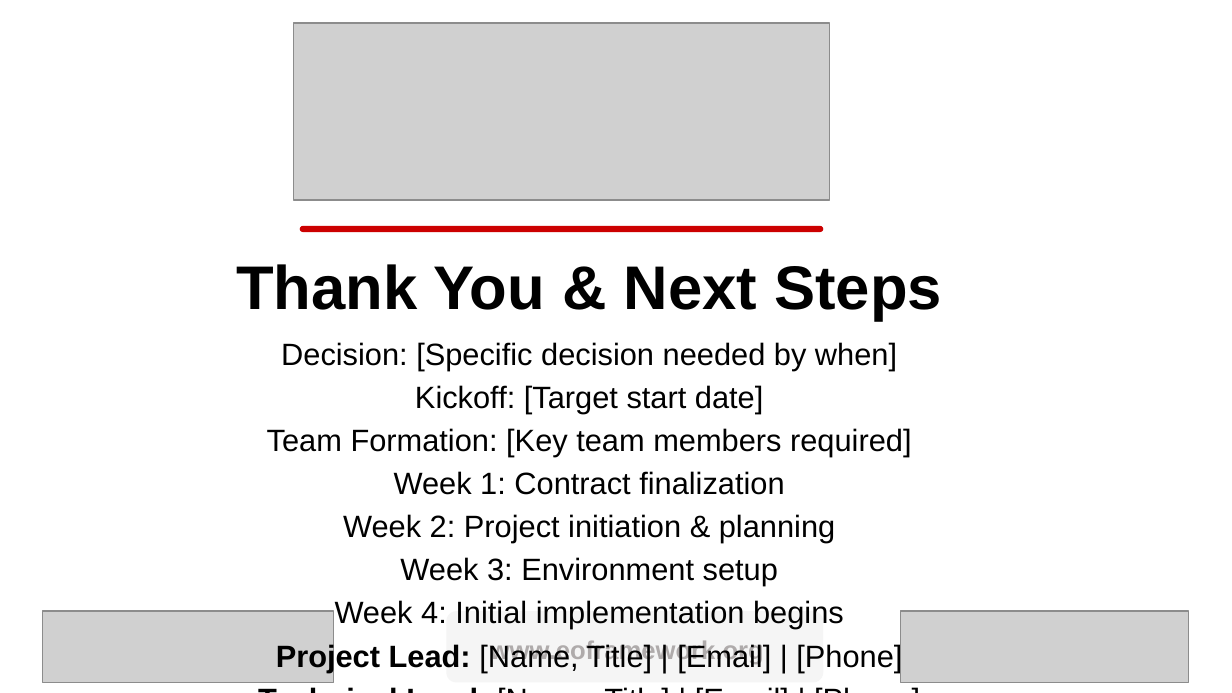
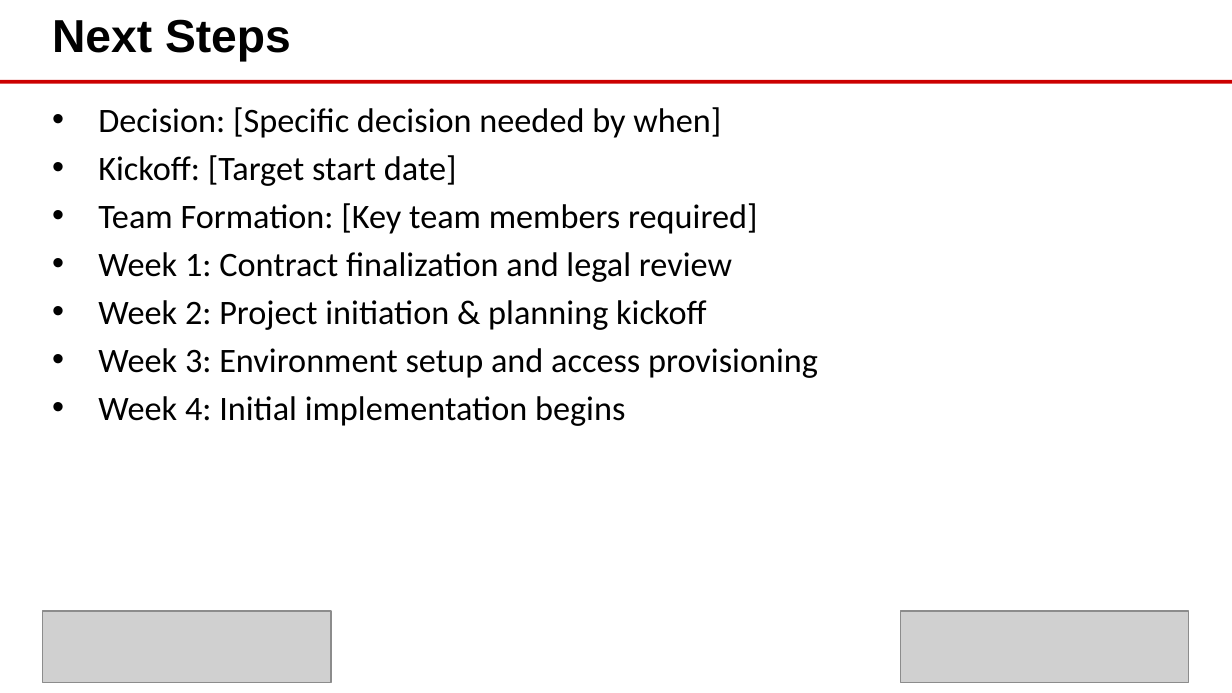
Before and after one commit to eoframework/solutions, a slide deck: slide 9 of solution-template/sample-provider/sample-category/sample-solution/presales/solution-briefing.pptx. Drawn at 1232x693 pixels with LibreOffice and Linux fonts; fonts in the diff are those of the drawing; grey boxes stand for pictures; background and template pictures are left out. Boxes give left, top, right and bottom in pixels: in the first picture for what was removed or moved away, otherwise in the second. Text is boxed around its words. In the diff, an @@ line names an element or a change of style, - is before the commit and + after.

Commit message:
Improve solution briefing presentation with slide layout enhancements
Updates to solution briefing template:
- Split final slide into separate Next Steps and Thank You slides
- Add EO Bullet Points layout support for Next Steps slide
- Simplify Thank You slide to show only Account Manager contact
- Update presentation structure from 9 to 10 slides

Technical improvements:
- Add bullet_points layout detection and handling
- Fix Thank You slide to use correct placeholder (idx=15)
- Ensure content appears below title without overlap
- Add dynamic layout selection based on slide title keywords

Generated presentation verified with proper formatting and spacing.

```diff
--- a/solution-template/sample-provider/sample-category/sample-solution/presales/solution-briefing.pptx
+++ b/solution-template/sample-provider/sample-category/sample-solution/presales/solution-briefing.pptx
@@ text at box(52, 19, 291, 61): text changed; size 36 to 27 pt @@
-Thank You & Next Steps
+Next Steps
@@ picture removed at box(293, 23, 829, 201) @@
@@ line added from (0, 81) to (1232, 81), #CC0000 2.25 pt @@
@@ text "Decision: [Specific decision needed by ...": place and size @@
-text "Decision: [Specific decision needed by ..." at box(267, 342, 911, 672)
+text "Decision: [Specific decision needed by ..." at box(98, 107, 818, 426)
@@ text at box(98, 107, 757, 426): size 18 to 20 pt, font Arial to Calibri in "Decision: [Specific decision needed by when]", "Kickoff: [Target start date]", "Team Formation: [Key team members required]", "Week 4: Initial implementation begins"; alignment centre to left; bullet none to • @@
@@ rounded rectangle removed at box(299, 225, 823, 232) @@
@@ text at box(98, 252, 818, 378): text changed; size 18 to 20 pt; font Arial to Calibri @@
-Week 1: Contract finalization
-Week 2: Project initiation & planning
-Week 3: Environment setup
+• Week 1: Contract finalization and legal review
+• Week 2: Project initiation & planning kickoff
+• Week 3: Environment setup and access provisioning
@@ picture: place and size @@
-picture at box(42, 611, 334, 683)
+picture at box(42, 611, 330, 683)
@@ rounded rectangle removed at box(446, 611, 823, 683) @@
@@ text at box(276, 642, 902, 672): paragraphs removed @@
-Project Lead: [Name, Title] | [Email] | [Phone]
-Technical Lead: [Name, Title] | [Email] | [Phone]
-Account Manager: [Name, Title] | [Email] | [Phone]
@@ text removed at box(490, 640, 764, 665) @@
-www.eoframework.org
```
Also in this commit, not shown: 1 other slide changed, 1 slide added, 2 other files.
